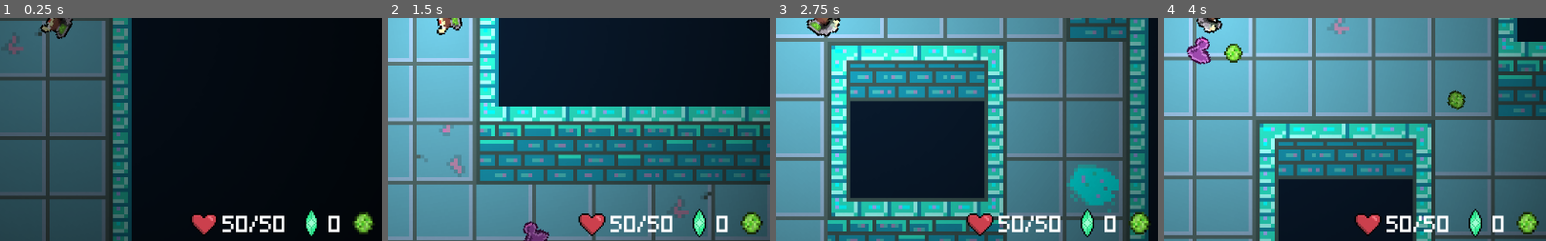
Above: before the commit, frames 1-4 (left to right).
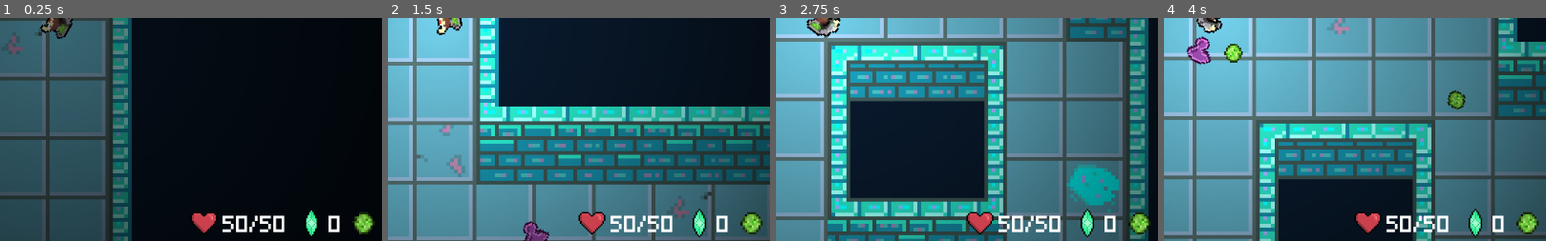
Above: after the commit, the same moments.

Repository: godofecht/Decomposition-Godofecht
Game: Godot game, scene res://World/Levels/Level2/Level2.tscn
Two runs of this game, one before a commit and one after it. Both use one fixed random seed, a clock stepped at 60 frames per second and the inputs below. This scene is started directly instead of the project's main scene.
Inputs (mouse positions are % of the whole screen's width and height, from its top left):
- Up to frame 1 (0.25 s): no input
- Up to frame 2 (1.5 s): move the mouse to (72, 45) at 0.52 s; hold Right 0.53-1.28 s; hold S (KEY_DOWN) 0.53-1.28 s; tap Space at 0.77 s; move the mouse to (30, 55) at 1.27 s; hold Down from 1.28 s (still down); tap A (KEY_LEFT) at 1.35 s
- Up to frame 3 (2.75 s): tap Space at 1.52 s; move the mouse to (60, 28) at 2.02 s; release Down at 2.03 s; hold Right from 2.03 s (still down); hold D (KEY_RIGHT) from 2.03 s (still down)
- Up to frame 4 (4 s): move the mouse to (45, 70) at 2.77 s; release Right at 2.78 s; release D (KEY_RIGHT) at 2.78 s; hold Up 2.78-3.53 s; tap W (KEY_UP) at 2.85 s; tap Space at 3.02, 3.77 s; move the mouse to (80, 65) at 3.52 s; hold Left from 3.53 s (still down); click (80, 65) at 3.6 s
The pictures show only the part of the screen within x 43-93%, y 50-100%; the shares and areas given below are measured in that part.

The runs differ from the first frame. In frame 1, 0.5% of the frame differs, in the area x 50-98%, y 87-98%; in frame 2, 0.6%, in the area x 49-98%, y 86-98%; in frame 3, 0.6%; in frame 4, 0.5%.

Commit message:
fixed big boss death animation

Diff:
--- a/Bosses/BigBoi/BigBoi.tscn
+++ b/Bosses/BigBoi/BigBoi.tscn
@@ -73,10 +73,10 @@
 tracks/0/imported = false
 tracks/0/enabled = true
 tracks/0/keys = {
-"times": PoolRealArray( 0, 0.1, 0.2, 0.3, 0.4, 0.5, 0.6, 0.7, 0.8, 0.9, 1, 1.1, 1.2, 1.3, 1.4, 1.5, 1.6, 1.7, 1.8, 1.9, 2, 2.1, 2.2, 2.3, 2.4, 2.5, 2.6, 2.7, 2.8, 2.9, 3, 3.1 ),
-"transitions": PoolRealArray( 1, 1, 1, 1, 1, 1, 1, 1, 1, 1, 1, 1, 1, 1, 1, 1, 1, 1, 1, 1, 1, 1, 1, 1, 1, 1, 1, 1, 1, 1, 1, 1 ),
+"times": PoolRealArray( 0, 0.1, 0.2, 0.3, 0.4, 0.5, 0.6, 0.7, 0.8, 0.9, 1, 1.1, 1.2, 1.3, 1.4, 1.5, 1.6, 1.7, 1.8, 1.9, 2, 2.1, 2.2, 2.3, 2.4, 2.5, 2.6, 2.7, 2.8 ),
+"transitions": PoolRealArray( 1, 1, 1, 1, 1, 1, 1, 1, 1, 1, 1, 1, 1, 1, 1, 1, 1, 1, 1, 1, 1, 1, 1, 1, 1, 1, 1, 1, 1 ),
 "update": 1,
-"values": [ 0, 1, 0, 1, 0, 1, 0, 1, 0, 1, 0, 1, 0, 1, 0, 1, 0, 1, 0, 1, 0, 1, 0, 1, 0, 1, 10, 11, 12, 13, 14, 15 ]
+"values": [ 0, 1, 0, 1, 0, 1, 0, 1, 0, 1, 0, 1, 0, 1, 0, 1, 0, 1, 0, 1, 0, 1, 0, 10, 11, 12, 13, 14, 15 ]
 }
 tracks/1/type = "value"
 tracks/1/path = NodePath("../SFX/DeathSFX:playing")
@@ -97,7 +97,7 @@
 tracks/2/imported = false
 tracks/2/enabled = true
 tracks/2/keys = {
-"times": PoolRealArray( 2.9, 4.2 ),
+"times": PoolRealArray( 2.7, 4.3 ),
 "transitions": PoolRealArray( 1, 1 ),
 "values": [ {
 "args": [  ],
@@ -114,7 +114,19 @@
 tracks/3/imported = false
 tracks/3/enabled = true
 tracks/3/keys = {
-"times": PoolRealArray( 0, 3.3 ),
+"times": PoolRealArray( 0, 2.9 ),
+"transitions": PoolRealArray( 1, 1 ),
+"update": 1,
+"values": [ true, false ]
+}
+tracks/4/type = "value"
+tracks/4/path = NodePath("../HitArea/CollisionShape2D:disabled")
+tracks/4/interp = 1
+tracks/4/loop_wrap = true
+tracks/4/imported = false
+tracks/4/enabled = true
+tracks/4/keys = {
+"times": PoolRealArray( 0, 2.9 ),
 "transitions": PoolRealArray( 1, 1 ),
 "update": 1,
 "values": [ true, false ]
--- a/DeathScreen/DeathScreen.gd
+++ b/DeathScreen/DeathScreen.gd
@@ -2,6 +2,8 @@
 
 func _on_GiveUpArea_body_entered(body: Node) -> void:
 	get_tree().quit()
+	get_tree().change_scene("res://MainScreen/MainScreen.tscn")
+
 
 onready var nextLevelArea = $NextLevelArea
 
--- a/World/Levels/Level2/Level2.tscn
+++ b/World/Levels/Level2/Level2.tscn
@@ -637,7 +637,6 @@
 position = Vector2( -95.1522, -24.4901 )
 scale = Vector2( 3, 3 )
 frames = SubResource( 53 )
-frame = 1
 playing = true
 
 [node name="Crystals" type="Label" parent="UI/HUD"]
@@ -657,6 +656,7 @@
 position = Vector2( -163.956, -22.6682 )
 scale = Vector2( 2, 2 )
 frames = SubResource( 56 )
+frame = 1
 playing = true
 
 [node name="Health" type="Label" parent="UI/HUD"]
@@ -677,7 +677,6 @@
 position = Vector2( -309.412, -23.0233 )
 scale = Vector2( 2, 2 )
 frames = SubResource( 59 )
-frame = 1
 playing = true
 
 [node name="Notification" parent="UI" instance=ExtResource( 18 )]
--- a/World/Levels/Level3 - Boss/Level3.tscn
+++ b/World/Levels/Level3 - Boss/Level3.tscn
@@ -641,6 +641,7 @@
 position = Vector2( -95.1522, -24.4901 )
 scale = Vector2( 3, 3 )
 frames = SubResource( 53 )
+frame = 1
 playing = true
 
 [node name="Crystals" type="Label" parent="UI/HUD"]
@@ -660,7 +661,6 @@
 position = Vector2( -163.956, -22.6682 )
 scale = Vector2( 2, 2 )
 frames = SubResource( 56 )
-frame = 1
 playing = true
 
 [node name="Health" type="Label" parent="UI/HUD"]
@@ -681,6 +681,7 @@
 position = Vector2( -309.412, -23.0233 )
 scale = Vector2( 2, 2 )
 frames = SubResource( 59 )
+frame = 1
 playing = true
 
 [node name="Notification" parent="UI" instance=ExtResource( 18 )]
Not shown, changed: Bosses/BigBoi/SFX/Enemy - Boss Death Big.wav
